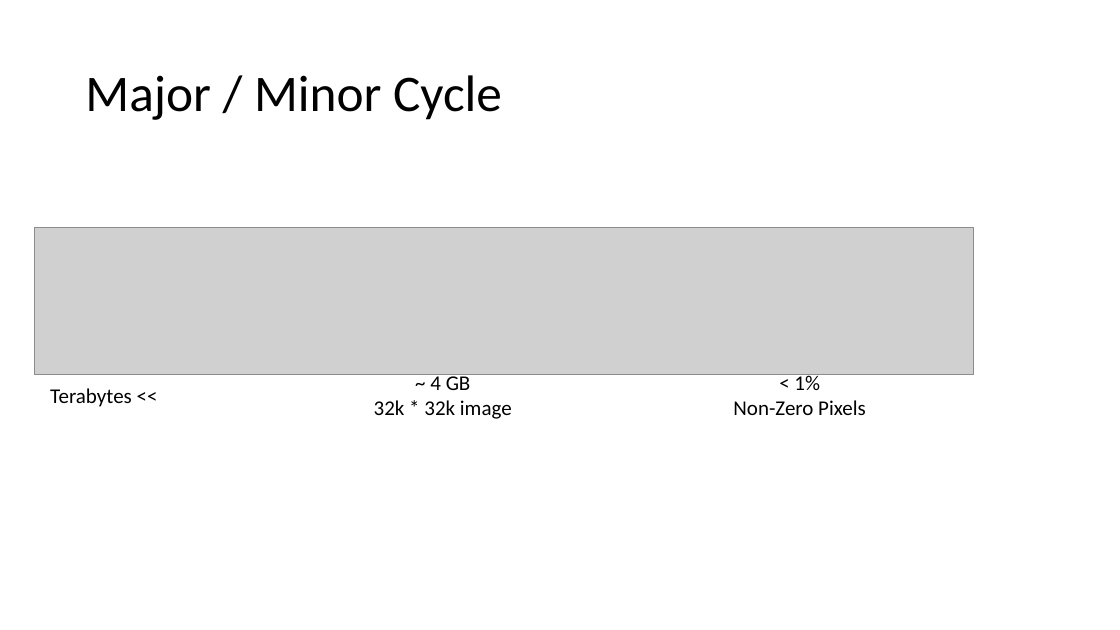
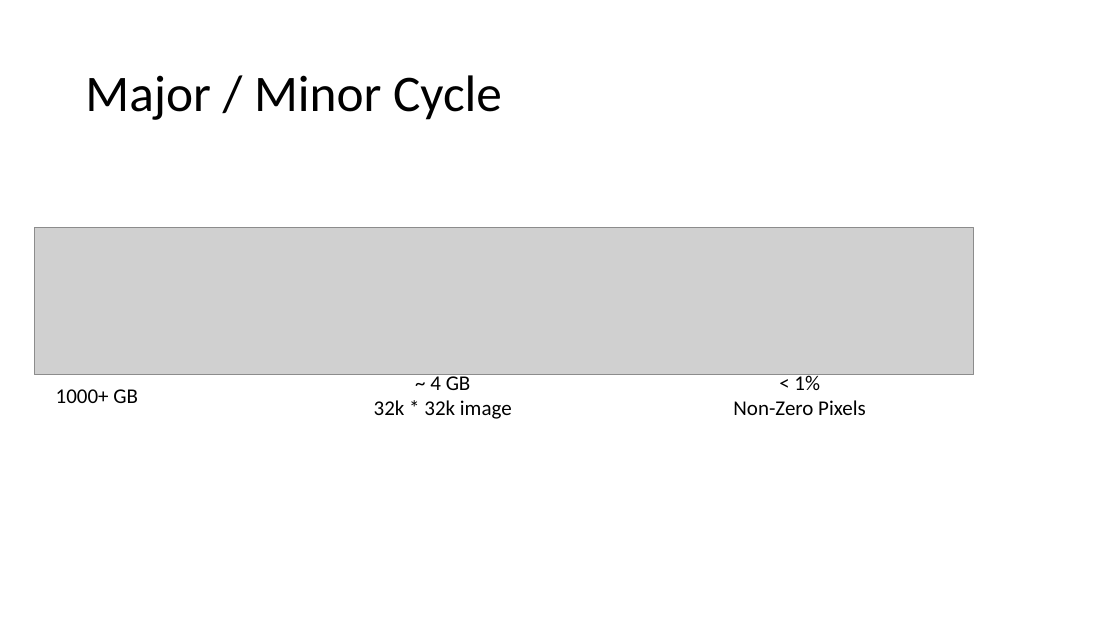
Before and after one commit to lord-blueberry/p9-doc, a slide deck: slide 14 of SKA-Days/Towards Distributed Image Reconstruction.pptx (slide 12 before the commit). Drawn at 1120x630 pixels with LibreOffice and Linux fonts; fonts in the diff are those of the drawing; grey boxes stand for pictures. Boxes give left, top, right and bottom in pixels: in the first picture for what was removed or moved away, otherwise in the second. Text is boxed around its words. In the diff, an @@ line names an element or a change of style, - is before the commit and + after.

```diff
--- a/SKA-Days/Towards Distributed Image Reconstruction.pptx
+++ b/SKA-Days/Towards Distributed Image Reconstruction.pptx
@@ text at box(56, 389, 138, 403): text changed @@
-Terabytes <<
+1000+ GB
```
Also in this commit, not shown: 3 other slides changed, 2 slides added, 4 other files.
